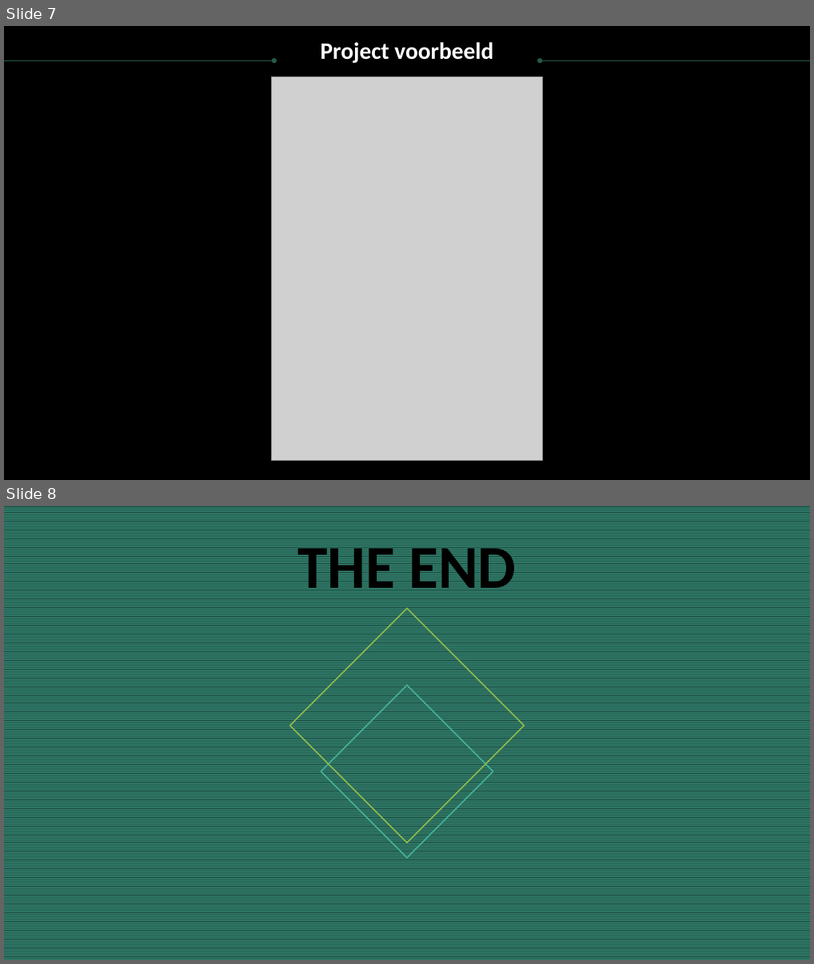
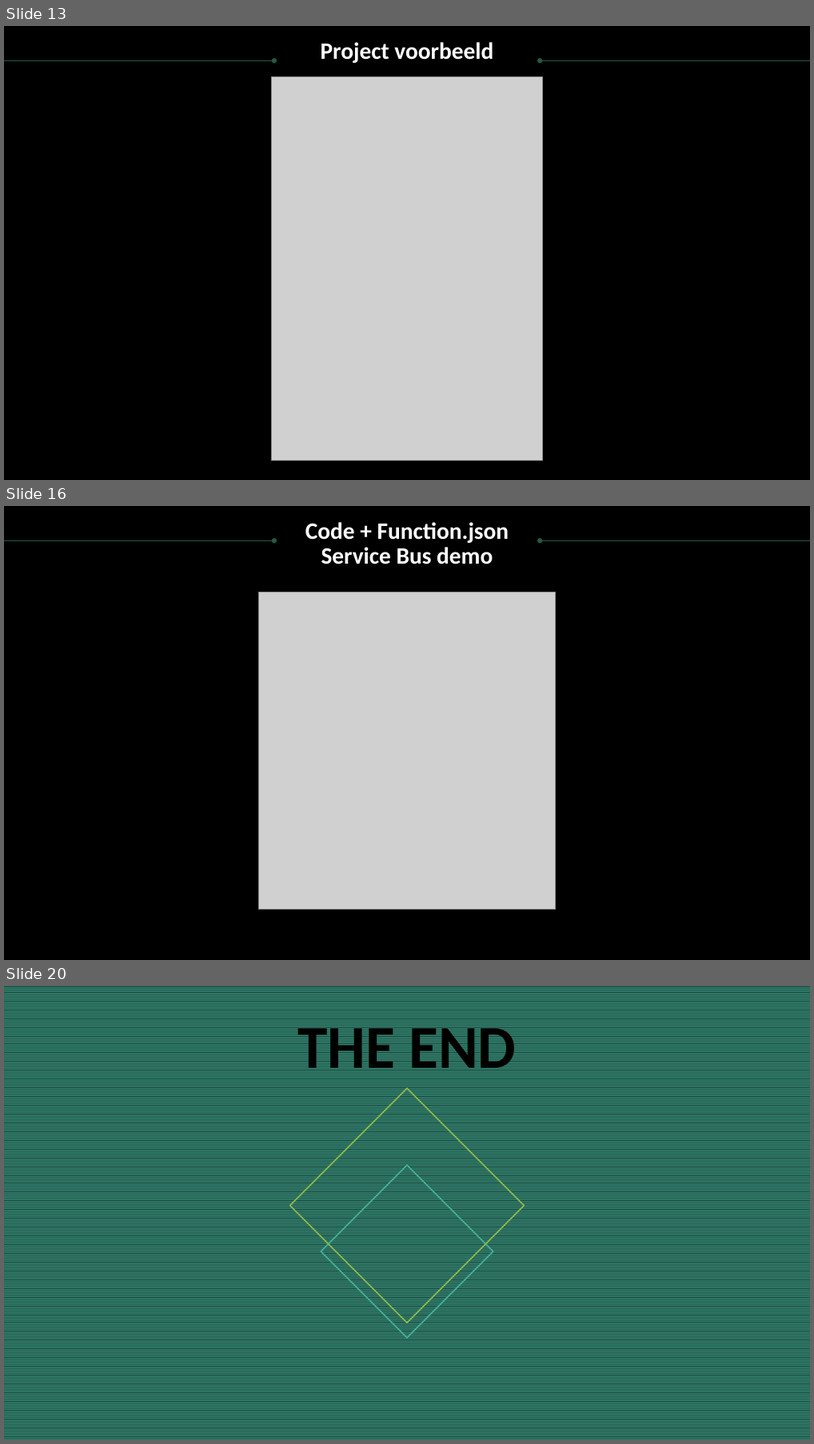
Before and after one commit to RamboBD/CloudMinorDocumenten, a slide deck: Function apps Research story.pptx. Shown one above the other, each under a label of ours: slides 7 and 8 before the commit, slides 13, 16 and 20 after it; the slides between them are not shown. The pictures are 814x964 and 814x1444 pixels, drawn with LibreOffice and Linux fonts; fonts in the diff are those of the drawing; grey boxes stand for pictures; background and template pictures are left out. Boxes give left, top, right and bottom in pixels: in the first picture for what was removed or moved away, otherwise in the second. Text is boxed around its words. In the diff, an @@ line names an element or a change of style, - is before the commit and + after.

```diff
--- a/Function apps Research story.pptx
+++ b/Function apps Research story.pptx
@@ slide 16 added at (4,506,810,960), background picture (left out) @@
@@ text added at (306,522,510,564), 28 pt, text #FFFFFF, bold @@
+Code + Function.json
+Service Bus demo
@@ arrow added from (4, 540) to (274, 540), #23594C 0.75 pt @@
@@ arrow added from (810, 540) to (540, 540), #23594C 0.75 pt @@
@@ picture added at (258,592,556,909) @@
@@ what was slide 7 is now slide 13 @@
@@ what was slide 8 is now slide 20 @@
```
Also in this commit, not shown: 3 slides changed, 11 other slides added.
